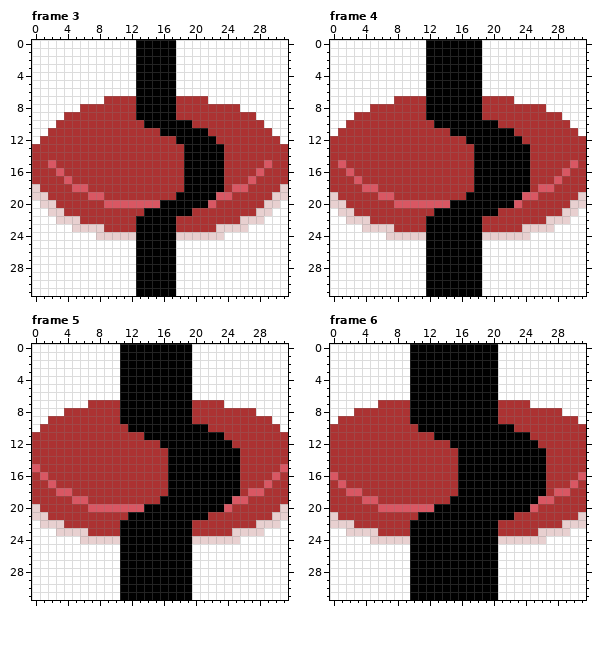
Two states of a pixel-art file, New Aseprite Sprites/TrapToggle.aseprite. This is how it looked before the edit.
32x32 pixels, 22 frames. Shown: frame 3, frame 4, frame 5, frame 6. The commit also changed other frames, which this record leaves out.
Now the later version:
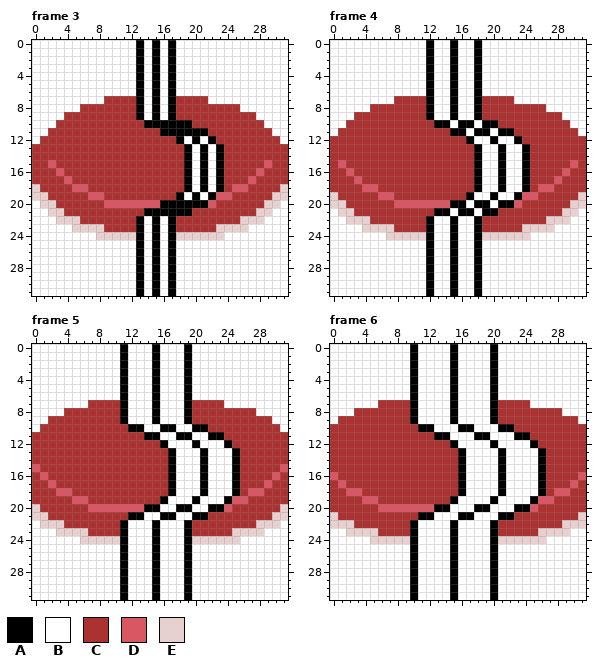
Palette (. is transparent): A #000000  B #ffffff  C #ac3232  D #d95763  E #e8d0d0
Change:
Frame 3:
The author changed colour A to colour B in rows 0 to 9 at x 14 and 16; in row 12 at x 19 and 21; in rows 13 to 18 at x 20 and 22; in row 19 at x 19 and 21; in rows 22 to 31 at x 14 and 16.
Frame 4:
The author changed colour A to colour B in rows 0 to 9 at x 13 to 14 and 16 to 17; in row 10 at x 15 and 18; in row 11 at x 17 and 20; in row 12 at x 18 to 19 and 21 to 22; in rows 13 to 18 at x 19 to 20 and 22 to 23; in row 19 at x 18 to 19 and 21 to 22.
The author changed colour A to colour B in row 20 at x 17 and 20; in row 21 at x 15 and 18; in rows 22 to 31 at x 13 to 14 and 16 to 17.
Frame 5:
The author changed colour A to colour B in rows 0 to 9 at x 12 to 14 and 16 to 18; in row 10 at x 14 to 15 and 18 to 19; in row 11 at x 16 to 17 and 20 to 21; in row 12 at x 17 to 19 and 21 to 23; in rows 13 to 18 at x 18 to 20 and 22 to 24; in row 19 at x 17 to 19 and 21 to 23.
The author changed colour A to colour B in row 20 at x 16 to 17 and 20 to 21; in row 21 at x 14 to 15 and 18 to 19; in rows 22 to 31 at x 12 to 14 and 16 to 18.
Frame 6:
The author changed colour A to colour B in rows 0 to 9 at x 11 to 14 and 16 to 19; in row 10 at x 13 to 15 and 18 to 20; in row 11 at x 15 to 17 and 20 to 22; in row 12 at x 16 to 19 and 21 to 24; in rows 13 to 18 at x 17 to 20 and 22 to 25; in row 19 at x 16 to 19 and 21 to 24.
The author changed colour A to colour B in row 20 at x 15 to 17 and 20 to 22; in row 21 at x 13 to 15 and 18 to 20; in rows 22 to 31 at x 11 to 14 and 16 to 19.
Changed places in both pictures, as pixel boxes (x1, y1, x2, y2):
changed: (144, 40, 216, 296)
changed: (434, 40, 522, 296)
changed: (128, 344, 232, 600)
changed: (418, 344, 538, 600)
